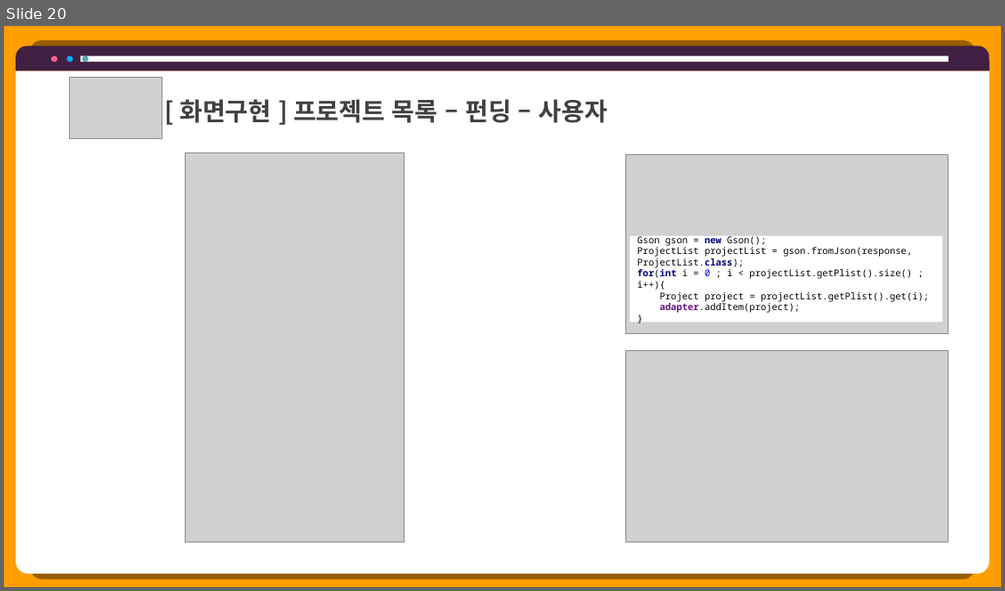
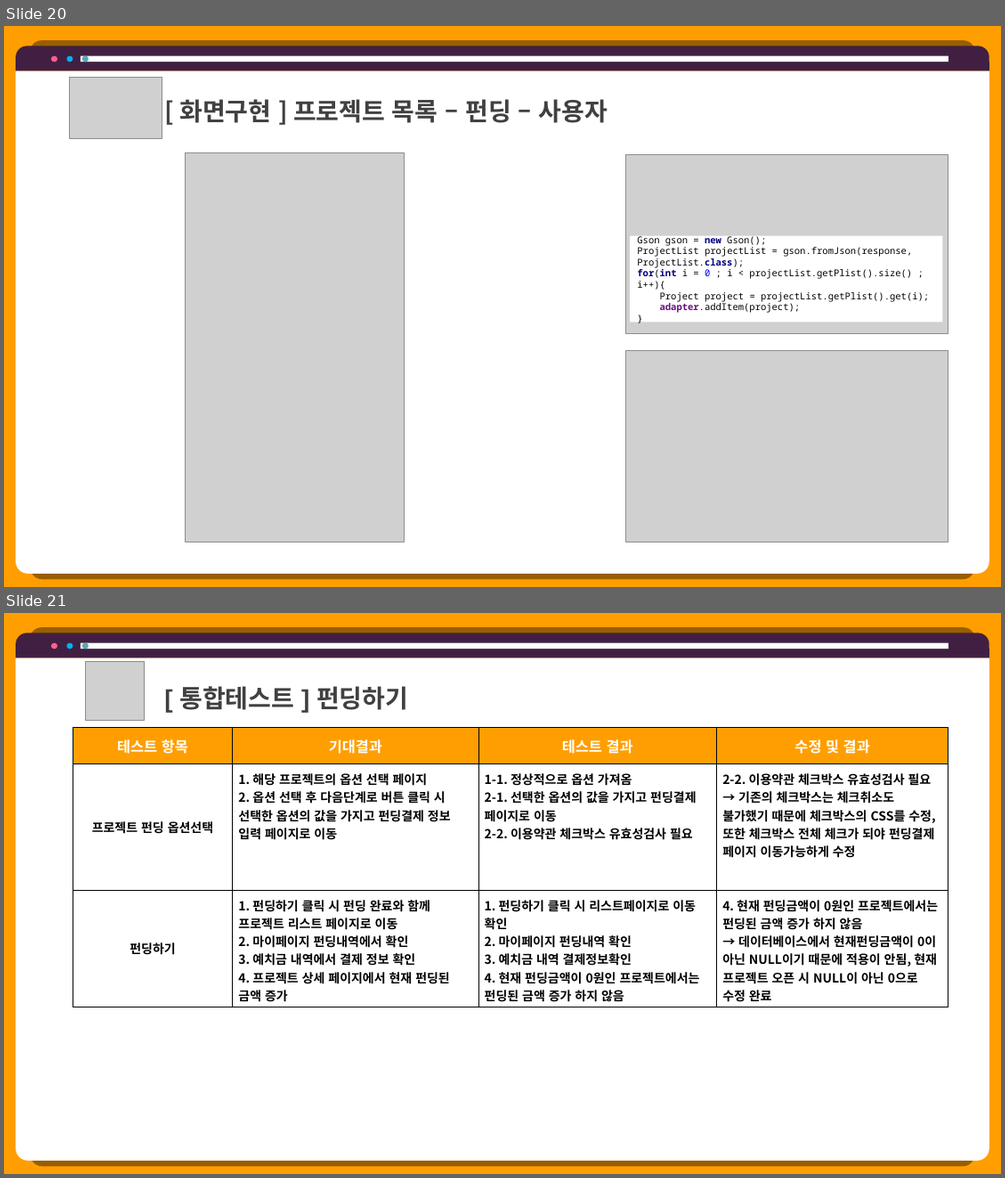
Before and after one commit to hhsw07/ezen-academy-projects, a slide deck: 0 발표용 파워포인트/0608 5차발표/0608 project06 - 파워포인트 - 민기.pptx. Shown one above the other, each under a label of ours: slide 20 before the commit, slides 20 and 21 after it. The pictures are 1005x591 and 1005x1178 pixels, drawn with LibreOffice and Linux fonts; fonts in the diff are those of the drawing; grey boxes stand for pictures. Boxes give left, top, right and bottom in pixels: in the first picture for what was removed or moved away, otherwise in the second. Text is boxed around its words. In the diff, an @@ line names an element or a change of style, - is before the commit and + after.

```diff
--- a/0 발표용 파워포인트/0608 5차발표/0608 project06 - 파워포인트 - 민기.pptx
+++ b/0 발표용 파워포인트/0608 5차발표/0608 project06 - 파워포인트 - 민기.pptx
@@ slide 21 added at (4, 613, 1001, 1174), background #FF9E00 @@
@@ round same rect added at (16, 633, 989, 657), fill #411F42 @@
@@ round same rect added at (16, 657, 989, 1160), fill #FFFFFF @@
@@ ellipse added at (51, 643, 57, 649), fill #FF6189 @@
@@ ellipse added at (67, 643, 73, 649), fill #00B0F0 @@
@@ rectangle added at (81, 643, 948, 649), fill #FFFFFF @@
@@ ellipse added at (82, 643, 89, 649), fill #57A7B5 @@
@@ picture added at (86, 661, 145, 720) @@
@@ text added at (179, 686, 408, 710), 24 pt, text #404040, bold @@
+[ 통합테스트 ] 펀딩하기
@@ table added at (73, 728, 949, 1006), 3 rows, 4 columns @@
+테스트 항목 | 기대결과 | 테스트 결과 | 수정 및 결과
+프로젝트 펀딩 옵션선택 | 1. 해당 프로젝트의 옵션 선택 페이지 / 2. 옵션 선택 후 다음단계로 버튼 클릭 시 선택한 옵션의 값을 가지고 펀딩결제 정보 입력 페이지로 이동 | 1-1. 정상적으로 옵션 가져옴 / 2-1. 선택한 옵션의 값을 가지고 펀딩결제 페이지로 이동 / 2-2. 이용약관 체크박스 유효성검사 필요 | 2-2. 이용약관 체크박스 유효성검사 필요 / → 기존의 체크박스는 체크취소도 불가했기 때문에 체크박스의 CSS를 수정, 또한 체크박스 전체 체크가 되야 펀딩결제 페이지 이동가능하게 수정
+펀딩하기 | 1. 펀딩하기 클릭 시 펀딩 완료와 함께 프로젝트 리스트 페이지로 이동 / 2. 마이페이지 펀딩내역에서 확인 / 3. 예치금 내역에서 결제 정보 확인 / 4. 프로젝트 상세 페이지에서 현재 펀딩된 금액 증가 | 1. 펀딩하기 클릭 시 리스트페이지로 이동 확인 / 2. 마이페이지 펀딩내역 확인 / 3. 예치금 내역 결제정보확인 / 4. 현재 펀딩금액이 0원인 프로젝트에서는 펀딩된 금액 증가 하지 않음 | 4. 현재 펀딩금액이 0원인 프로젝트에서는 펀딩된 금액 증가 하지 않음 / → 데이터베이스에서 현재펀딩금액이 0이 아닌 NULL이기 때문에 적용이 안됨, 현재 프로젝트 오픈 시 NULL이 아닌 0으로 수정 완료
```
